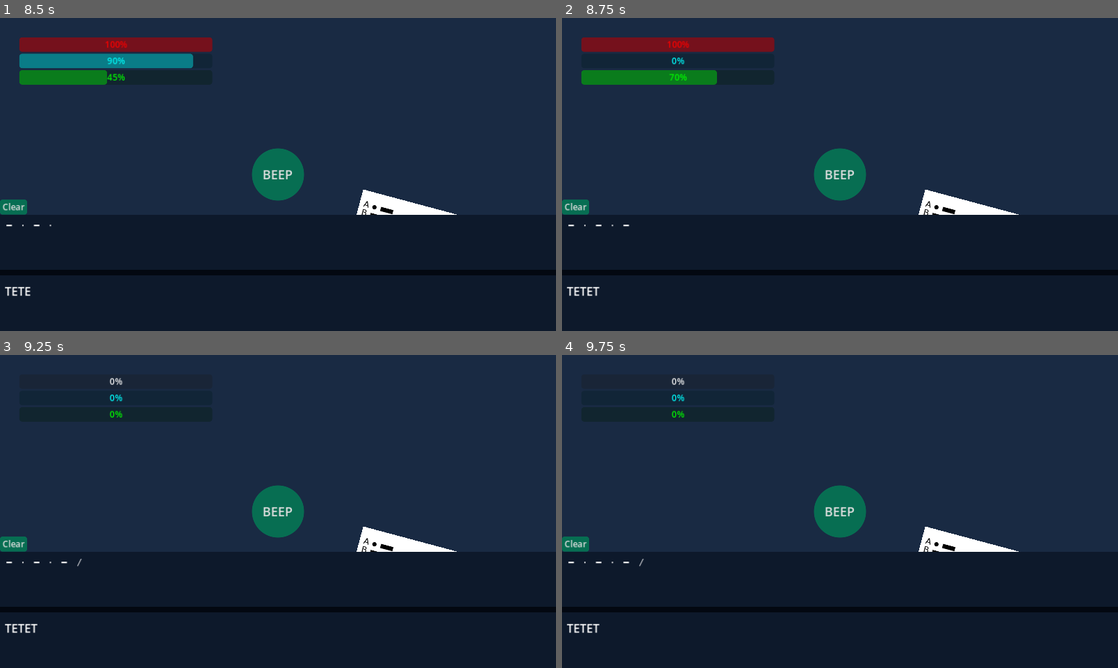
Above: before the commit, frames 1-4 (two rows, left to right).
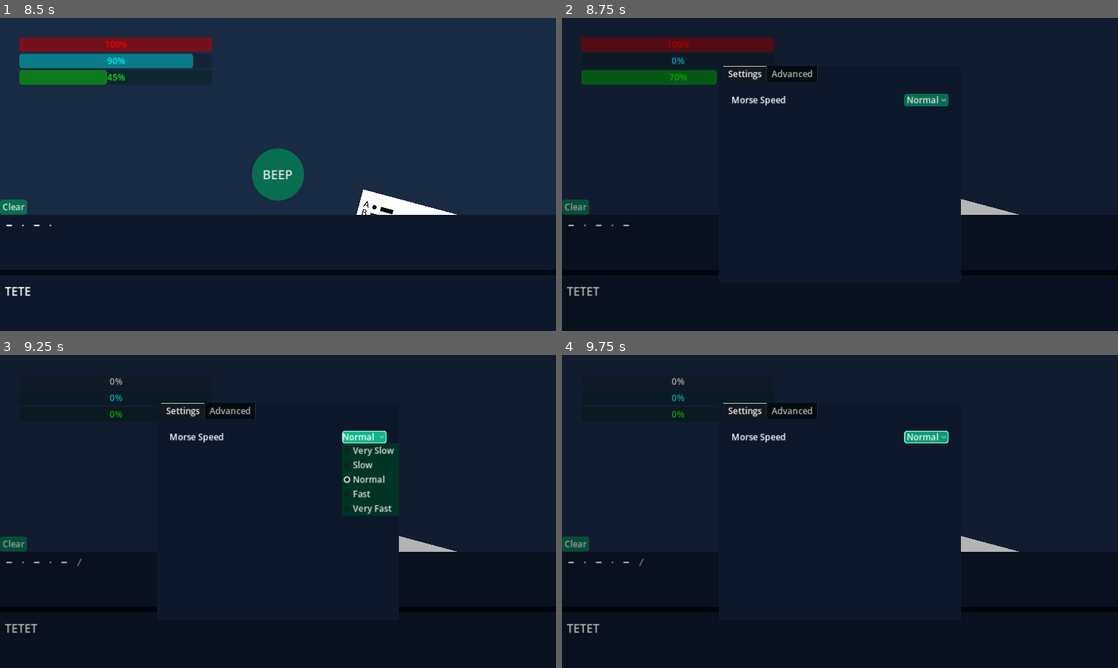
Above: after the commit, the same moments.

Repository: popcar2/MorseCodeSimulator
Game: Godot game, scene res://Scenes/main.tscn
Same seed, same stepped clock (60 frames per second), same inputs: the game is played once before the commit and once after it.
Inputs (mouse positions are in pixels of both pictures, inside the frame that each line leads up to):
- Up to frame 1 (8.5 s): click "BEEP" at 0.5 s; click "Clear" at 1.25 s; click "BEEP" at 2 s; click "Clear" at 2.75 s; click "BEEP" at 3.5 s; click "Clear" at 4.25 s; tap Enter at 5 s; move the mouse to (455, 158) at 5.02 s; hold Space (press_morse) 5.03-5.78 s; click (455, 158) at 5.17 s; move the mouse to (166, 190) at 5.77 s; tap Space (press_morse) at 5.85, 7.35 s; click (166, 190) at 5.92 s; move the mouse to (333, 105) at 6.52 s; hold Space (press_morse) 6.53-7.28 s; click (333, 105) at 6.67 s; move the mouse to (250, 237) at 7.27 s; click (250, 237) at 7.42 s; move the mouse to (444, 221) at 8.02 s; hold Space (press_morse) from 8.03 s (still down); click (444, 221) at 8.17 s
- Up to frame 2 (8.75 s): keep holding Space (press_morse); tap Escape (ui_cancel) at 8.65 s
- Up to frame 3 (9.25 s): release Space (press_morse) at 8.75 s; click (366, 436) at 8.75 s, where only the run after the commit has a clickable "Normal"
- Up to frame 4 (9.75 s): click (928, 436) at 9.5 s, where only the run after the commit has a clickable "Normal"

Frame 1 is identical in both runs. In frame 2, 7.0% of the frame differs, in the area x 0-83%, y 6-89%; in frame 3, 6.6%; in frame 4, 4.3%.

Commit message:
Add settings menu

Diff:
--- /dev/null
+++ b/Nodes/settings_menu.tscn
@@ -0,0 +1,143 @@
+[gd_scene load_steps=4 format=3 uid="uid://duew5kn8un3rv"]
+
+[ext_resource type="Script" path="res://Scripts/settings_menu.gd" id="1_btk2r"]
+[ext_resource type="Theme" uid="uid://3br2dpdlo6tc" path="res://Themes/DefaultTheme.tres" id="1_xid6k"]
+
+[sub_resource type="StyleBoxFlat" id="StyleBoxFlat_2qwin"]
+bg_color = Color(0, 0, 0, 0.294118)
+
+[node name="Settings Menu Control" type="CanvasLayer"]
+script = ExtResource("1_btk2r")
+
+[node name="Panel" type="Panel" parent="."]
+anchors_preset = 15
+anchor_right = 1.0
+anchor_bottom = 1.0
+grow_horizontal = 2
+grow_vertical = 2
+theme_override_styles/panel = SubResource("StyleBoxFlat_2qwin")
+
+[node name="Settings Menu" type="Panel" parent="."]
+anchors_preset = 8
+anchor_left = 0.5
+anchor_top = 0.5
+anchor_right = 0.5
+anchor_bottom = 0.5
+offset_left = -250.0
+offset_top = -225.0
+offset_right = 250.0
+offset_bottom = 225.0
+grow_horizontal = 2
+grow_vertical = 2
+theme = ExtResource("1_xid6k")
+
+[node name="TabContainer" type="TabContainer" parent="Settings Menu"]
+layout_mode = 1
+anchors_preset = 15
+anchor_right = 1.0
+anchor_bottom = 1.0
+grow_horizontal = 2
+grow_vertical = 2
+
+[node name="Settings" type="Panel" parent="Settings Menu/TabContainer"]
+layout_mode = 2
+
+[node name="VBoxContainer" type="VBoxContainer" parent="Settings Menu/TabContainer/Settings"]
+layout_mode = 1
+anchors_preset = 15
+anchor_right = 1.0
+anchor_bottom = 1.0
+offset_left = 25.0
+offset_right = -25.0
+grow_horizontal = 2
+grow_vertical = 2
+
+[node name="MarginContainer" type="MarginContainer" parent="Settings Menu/TabContainer/Settings/VBoxContainer"]
+custom_minimum_size = Vector2(0, 20)
+layout_mode = 2
+
+[node name="Morse Speed Container" type="HBoxContainer" parent="Settings Menu/TabContainer/Settings/VBoxContainer"]
+layout_mode = 2
+
+[node name="Morse Speed Label" type="Label" parent="Settings Menu/TabContainer/Settings/VBoxContainer/Morse Speed Container"]
+layout_mode = 2
+text = "Morse Speed"
+
+[node name="Morse Speed Option" type="OptionButton" parent="Settings Menu/TabContainer/Settings/VBoxContainer/Morse Speed Container"]
+unique_name_in_owner = true
+layout_direction = 2
+layout_mode = 2
+size_flags_horizontal = 10
+item_count = 5
+selected = 2
+fit_to_longest_item = false
+popup/item_0/text = "Very Slow"
+popup/item_0/id = 0
+popup/item_1/text = "Slow"
+popup/item_1/id = 1
+popup/item_2/text = "Normal"
+popup/item_2/id = 2
+popup/item_3/text = "Fast"
+popup/item_3/id = 3
+popup/item_4/text = "Very Fast"
+popup/item_4/id = 4
+
+[node name="Advanced" type="Panel" parent="Settings Menu/TabContainer"]
+visible = false
+layout_mode = 2
+
+[node name="VBoxContainer" type="VBoxContainer" parent="Settings Menu/TabContainer/Advanced"]
+layout_mode = 1
+anchors_preset = 15
+anchor_right = 1.0
+anchor_bottom = 1.0
+offset_left = 25.0
+offset_right = -25.0
+grow_horizontal = 2
+grow_vertical = 2
+
+[node name="MarginContainer" type="MarginContainer" parent="Settings Menu/TabContainer/Advanced/VBoxContainer"]
+custom_minimum_size = Vector2(0, 20)
+layout_mode = 2
+
+[node name="Letter Time Container" type="HBoxContainer" parent="Settings Menu/TabContainer/Advanced/VBoxContainer"]
+layout_mode = 2
+
+[node name="Letter Time Label" type="Label" parent="Settings Menu/TabContainer/Advanced/VBoxContainer/Letter Time Container"]
+layout_mode = 2
+text = "Letter Timer"
+
+[node name="Letter Time Spinbox" type="SpinBox" parent="Settings Menu/TabContainer/Advanced/VBoxContainer/Letter Time Container"]
+unique_name_in_owner = true
+layout_mode = 2
+size_flags_horizontal = 10
+min_value = 0.1
+max_value = 10.0
+step = 0.01
+value = 0.5
+alignment = 1
+custom_arrow_step = 0.1
+select_all_on_focus = true
+
+[node name="Word Time Container2" type="HBoxContainer" parent="Settings Menu/TabContainer/Advanced/VBoxContainer"]
+layout_mode = 2
+
+[node name="Word Time Label" type="Label" parent="Settings Menu/TabContainer/Advanced/VBoxContainer/Word Time Container2"]
+layout_mode = 2
+text = "Word Time"
+
+[node name="Word Time Spinbox" type="SpinBox" parent="Settings Menu/TabContainer/Advanced/VBoxContainer/Word Time Container2"]
+unique_name_in_owner = true
+layout_mode = 2
+size_flags_horizontal = 10
+min_value = 0.1
+max_value = 10.0
+step = 0.01
+value = 1.0
+alignment = 1
+custom_arrow_step = 0.1
+select_all_on_focus = true
+
+[connection signal="item_selected" from="Settings Menu/TabContainer/Settings/VBoxContainer/Morse Speed Container/Morse Speed Option" to="." method="_on_morse_speed_option_item_selected"]
+[connection signal="value_changed" from="Settings Menu/TabContainer/Advanced/VBoxContainer/Letter Time Container/Letter Time Spinbox" to="." method="_on_letter_time_spinbox_value_changed"]
+[connection signal="value_changed" from="Settings Menu/TabContainer/Advanced/VBoxContainer/Word Time Container2/Word Time Spinbox" to="." method="_on_word_time_spinbox_value_changed"]
--- a/Scenes/main.tscn
+++ b/Scenes/main.tscn
@@ -21,6 +21,7 @@
 anchor_bottom = 1.0
 grow_horizontal = 2
 grow_vertical = 2
+mouse_filter = 2
 theme = ExtResource("1_1p657")
 
 [node name="Morse Controller" type="Node" parent="."]
--- a/Scripts/morse_controller.gd
+++ b/Scripts/morse_controller.gd
@@ -8,8 +8,6 @@
 @onready var word_timer: Timer = $'Word Timer'
 @onready var letter_timer: Timer = $'Letter Timer'
 @onready var morse_audio: AudioStreamPlayer = $'Morse Audio'
-
-@export var long_press_time: float = 0.15
 
 var is_held: bool = false
 
@@ -30,10 +28,10 @@
 	if is_held:
 		return
 
-	held_timer.start()
+	held_timer.start(SettingsMenu.letter_time)
+	letter_timer.start(SettingsMenu.letter_time)
+	word_timer.start(SettingsMenu.word_time)
 	morse_audio.play()
-	word_timer.start()
-	letter_timer.start()
 	is_held = true
 
 func _on_morse_button_up():
@@ -42,7 +40,7 @@
 
 	var time_left: float = held_timer.time_left
 	held_timer.stop()
-	if time_left > held_timer.wait_time - long_press_time:
+	if time_left > held_timer.wait_time - SettingsMenu.long_press_time:
 		morse_label.text += 'E'
 	else:
 		morse_label.text += 'T'
--- a/Scripts/progress_bars.gd
+++ b/Scripts/progress_bars.gd
@@ -6,9 +6,6 @@
 @onready var word_progressbar: ProgressBar = %'WordProgressBar'
 
 @onready var morse_controller: Node = %'Morse Controller'
-@onready var long_press_time: float = morse_controller.long_press_time
-@onready var letter_time: float = morse_controller.letter_timer.wait_time
-@onready var word_time: float = morse_controller.word_timer.wait_time
 
 var tweens: Array[Tween]
 
@@ -18,9 +15,9 @@
 	tweens.resize(3)
 
 func _on_morse_button_down():
-	begin_tween(long_press_progressbar, 0, Color.RED, long_press_time)
-	begin_tween(letter_progressbar, 1, Color.WHITE, letter_time, true)
-	begin_tween(word_progressbar, 2, Color.WHITE, word_time, true)
+	begin_tween(long_press_progressbar, 0, Color.RED, SettingsMenu.long_press_time)
+	begin_tween(letter_progressbar, 1, Color.WHITE, SettingsMenu.letter_time, true)
+	begin_tween(word_progressbar, 2, Color.WHITE, SettingsMenu.word_time, true)
 
 func _on_morse_button_up():
 	end_tween(long_press_progressbar, 0, Color.WHITE)
--- /dev/null
+++ b/Scripts/settings_menu.gd
@@ -0,0 +1,23 @@
+extends CanvasLayer
+
+@onready var morse_speed: int = %'Morse Speed Option'.selected # 2
+@onready var letter_time: float = %'Letter Time Spinbox'.value # 0.5
+@onready var word_time: float = %'Word Time Spinbox'.value # 1
+var long_press_time: float = 0.15
+
+func _ready():
+	visible = false
+	pass
+
+func _input(event):
+	if event.is_action_pressed("ui_cancel"):
+		visible = !visible
+
+func _on_morse_speed_option_item_selected(index):
+	morse_speed = index
+
+func _on_letter_time_spinbox_value_changed(value):
+	letter_time = value
+
+func _on_word_time_spinbox_value_changed(value):
+	word_time = value
--- a/project.godot
+++ b/project.godot
@@ -18,6 +18,7 @@
 [autoload]
 
 HelperFunctions="*res://Nodes/helper_functions.tscn"
+SettingsMenu="*res://Nodes/settings_menu.tscn"
 
 [display]
 
Not shown, added: export_presets.cfg
